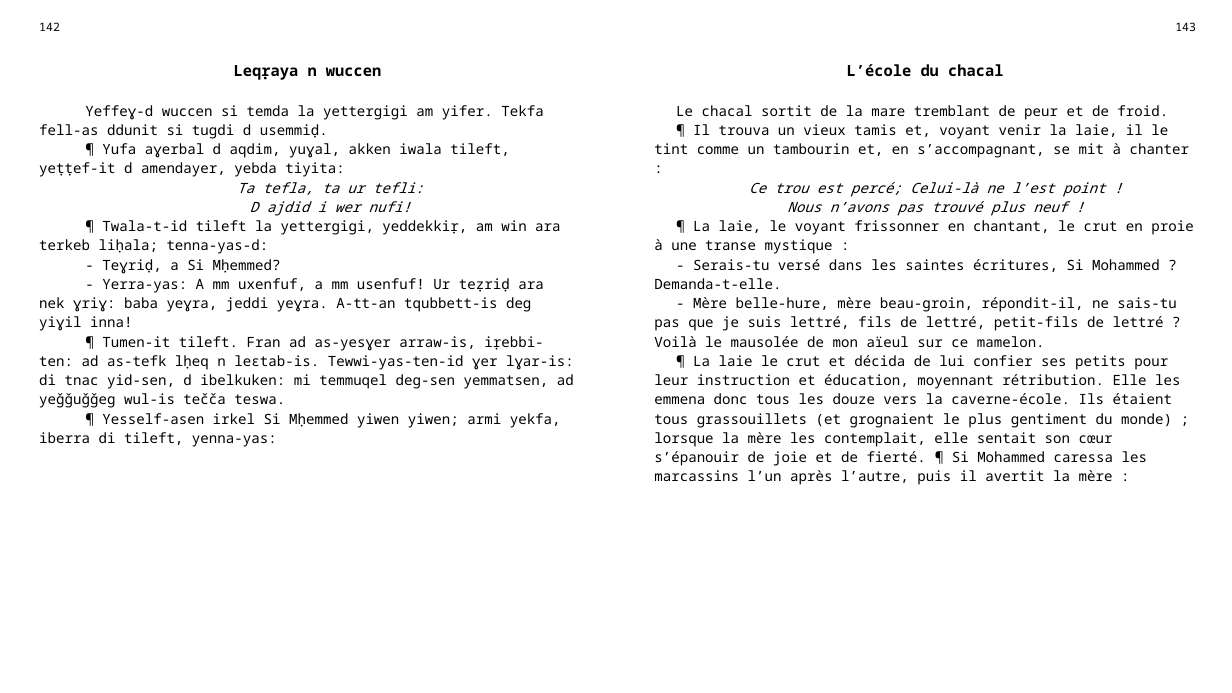
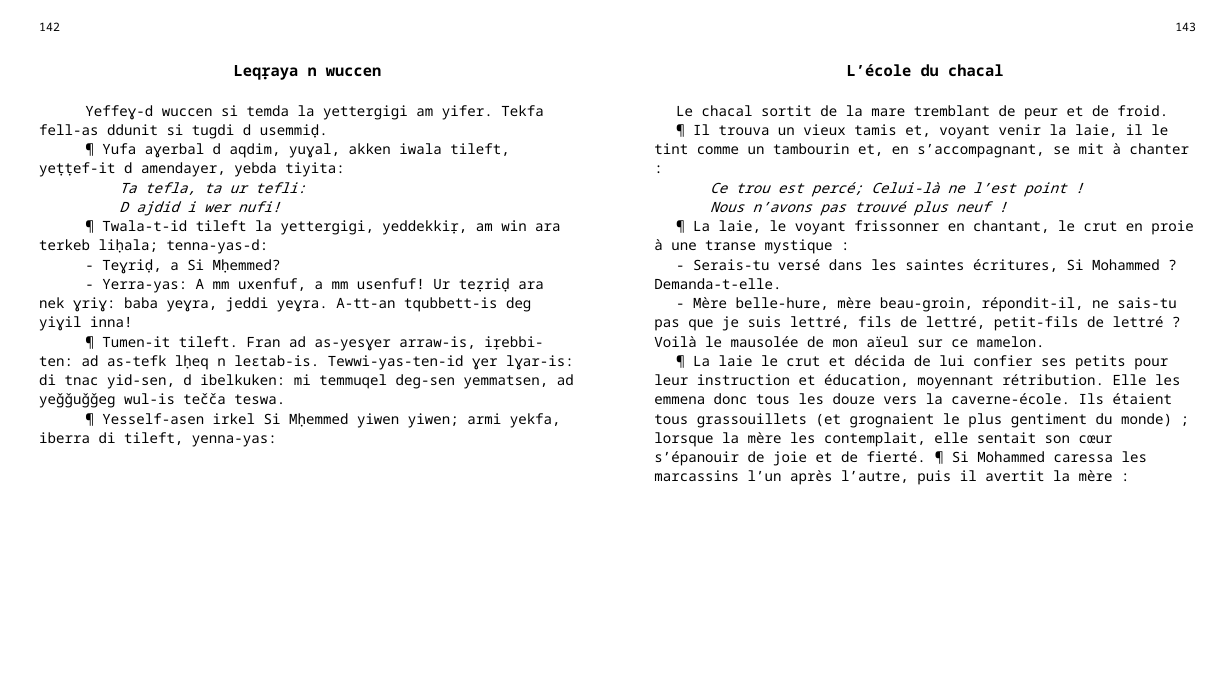
Before and after one commit to sferhah/tamacahut_n_wuccen, a slide deck: slide 67 of Uccen.ConsoleApp/uccen.pptx. Drawn at 1232x693 pixels with LibreOffice and Linux fonts; fonts in the diff are those of the drawing. Boxes give left, top, right and bottom in pixels: in the first picture for what was removed or moved away, otherwise in the second. Text is boxed around its words. In the diff, an @@ line names an element or a change of style, - is before the commit and + after.

```diff
--- a/Uccen.ConsoleApp/uccen.pptx
+++ b/Uccen.ConsoleApp/uccen.pptx
@@ table at (30,15,1205,668) @@
@@ alignment centre to left @@
```
Also in this commit, not shown: 1 other file.
